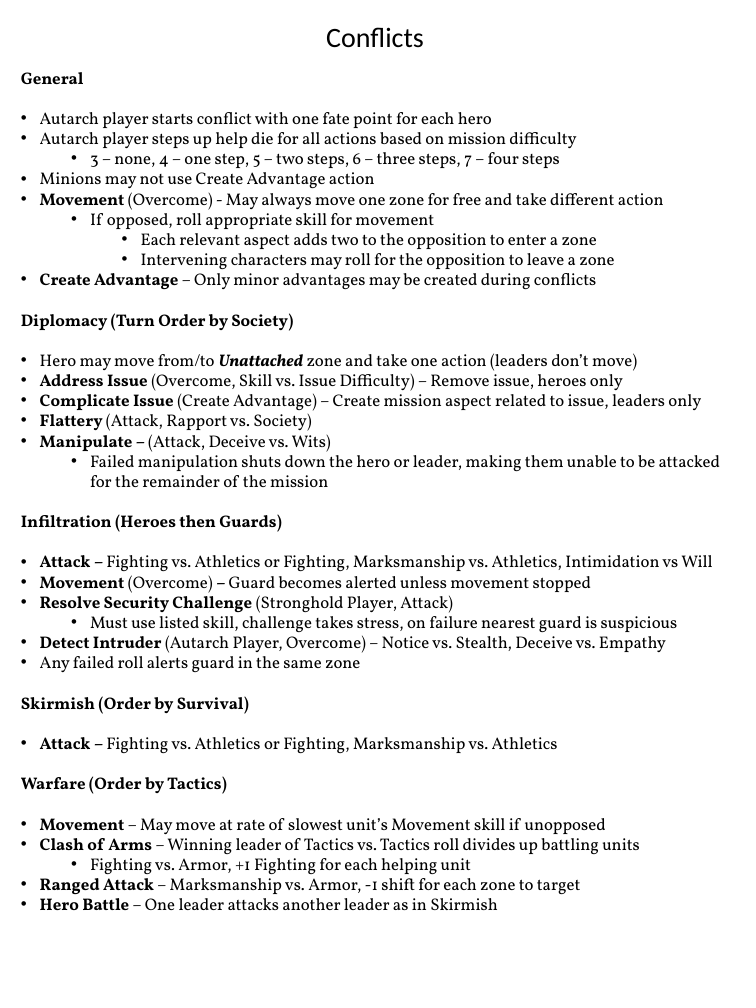
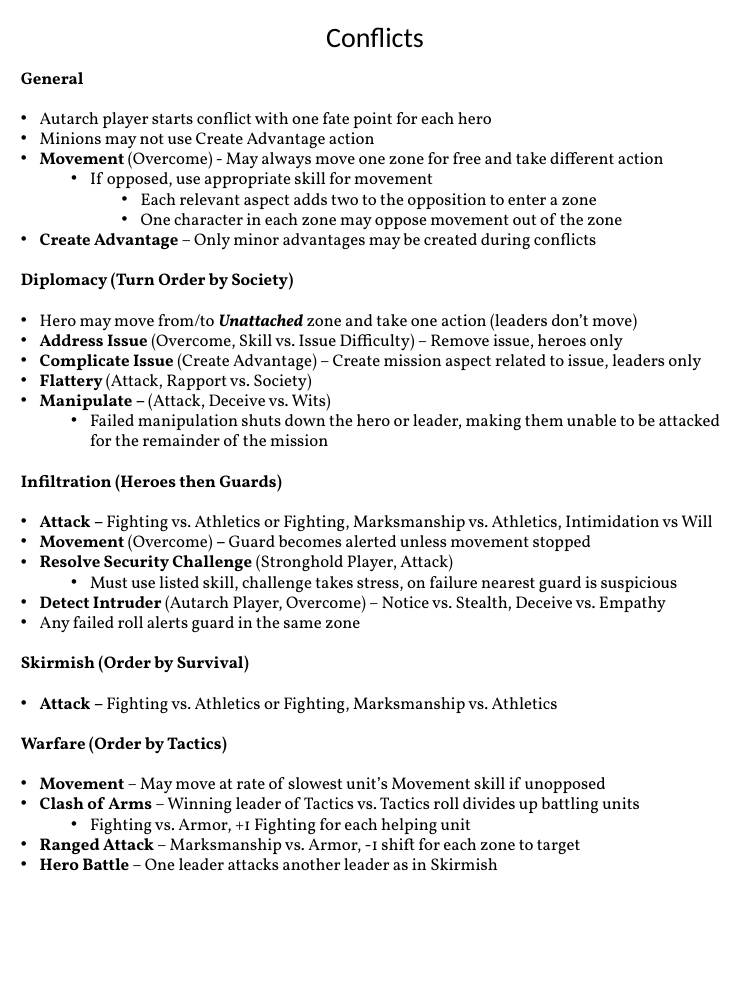
Before and after one commit to ziapeltagames/wrath-of-the-autarch, a slide deck: slide 15 of sheets/Core Sheets.pptx (slide 14 before the commit). Drawn at 756x1008 pixels with LibreOffice and Linux fonts; fonts in the diff are those of the drawing. Boxes give left, top, right and bottom in pixels: in the first picture for what was removed or moved away, otherwise in the second. Text is boxed around its words. In the diff, an @@ line names an element or a change of style, - is before the commit and + after.

```diff
--- a/sheets/Core Sheets.pptx
+++ b/sheets/Core Sheets.pptx
@@ text at [40,132,576,173]: paragraphs removed @@
-• Autarch player steps up help die for all actions based on mission difficulty
-  • 3 – none, 4 – one step, 5 – two steps, 6 – three steps, 7 – four steps
@@ text at [90,168,433,188]: text changed @@
-  • If opposed, roll appropriate skill for movement
+  • If opposed, use appropriate skill for movement
@@ text at [141,208,622,229]: text changed @@
-    • Intervening characters may roll for the opposition to leave a zone
+    • One character in each zone may oppose movement out of the zone
```
Also in this commit, not shown: 8 other slides changed, 2 slides added, 1 slide removed, 28 other files.
